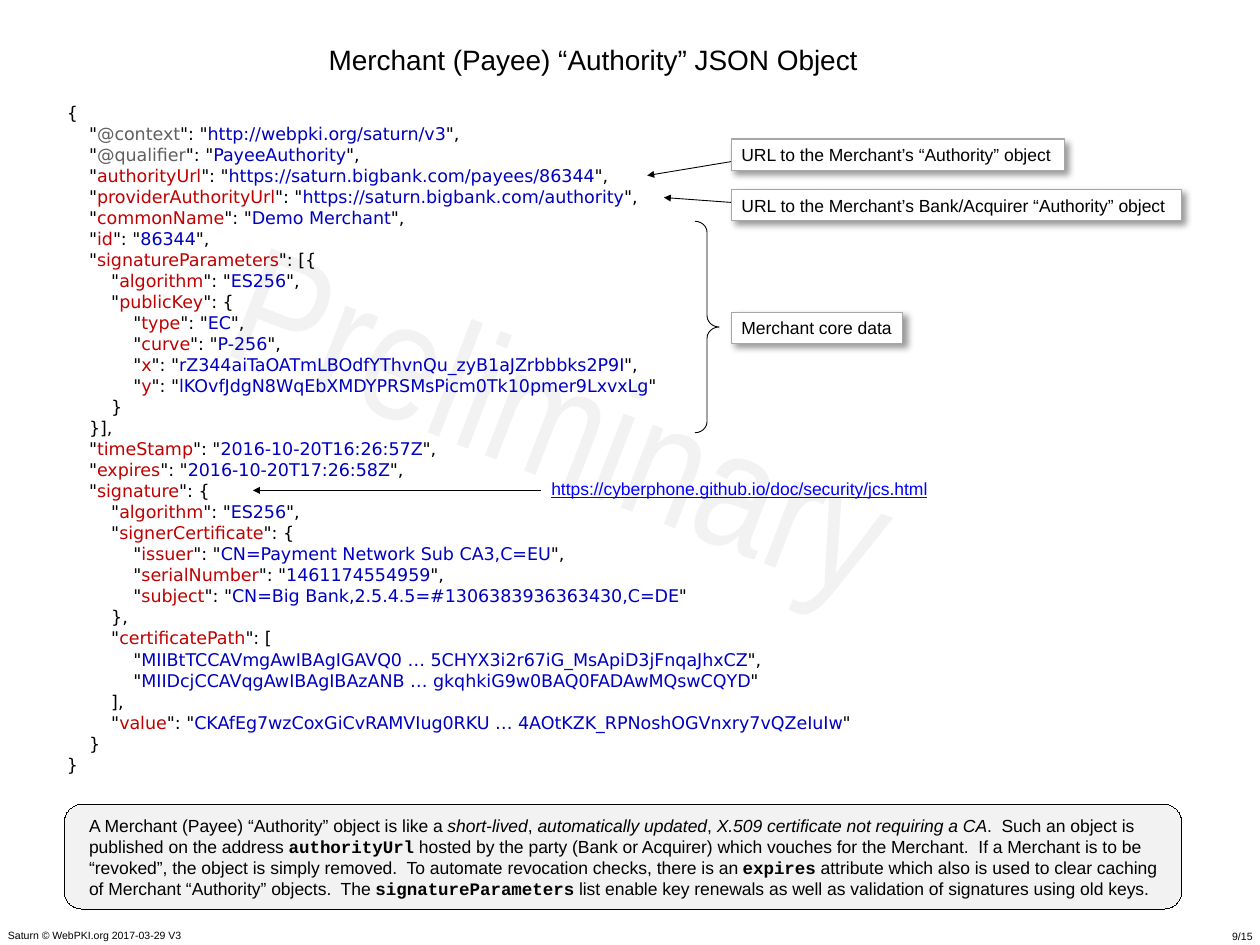
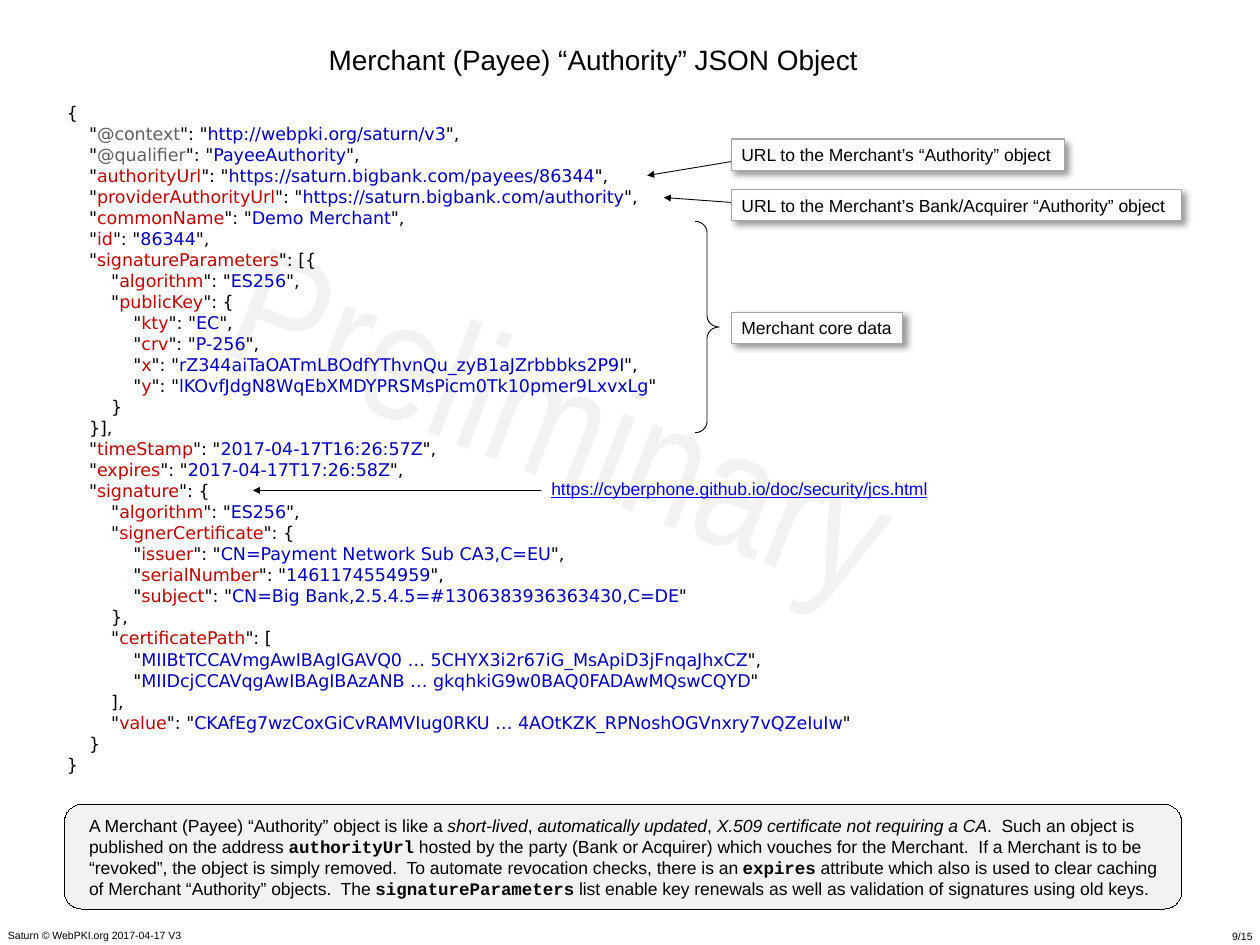
Before and after one commit to cyberphone/doc, a slide deck: slide 9 of saturn/saturn-v3-presentation.pptx. Drawn at 1260x945 pixels with LibreOffice and Linux fonts; fonts in the diff are those of the drawing. Boxes give left, top, right and bottom in pixels: in the first picture for what was removed or moved away, otherwise in the second. Text is boxed around its words. In the diff, an @@ line names an element or a change of style, - is before the commit and + after.

Commit message:
JWK in Saturn presentation

```diff
--- a/saturn/saturn-v3-presentation.pptx
+++ b/saturn/saturn-v3-presentation.pptx
@@ text at [89, 126, 851, 733]: text changed @@
-{
-"@context": "http://webpki.org/saturn/v3",
-"@qualifier": "PayeeAuthority",
-"authorityUrl": "https://saturn.bigbank.com/payees/86344",
-"providerAuthorityUrl": "https://saturn.bigbank.com/authority",
-"commonName": "Demo Merchant",
-"id": "86344",
-"signatureParameters": [{
-"algorithm": "ES256",
-"publicKey": {
-"type": "EC",
-"curve": "P-256",
-"x": "rZ344aiTaOATmLBOdfYThvnQu_zyB1aJZrbbbks2P9I",
-"y": "lKOvfJdgN8WqEbXMDYPRSMsPicm0Tk10pmer9LxvxLg"
-}
-}],
-"timeStamp": "2016-10-20T16:26:57Z",
-"expires": "2016-10-20T17:26:58Z",
-"signature": {
-"algorithm": "ES256",
-"signerCertificate": {
-"issuer": "CN=Payment Network Sub CA3,C=EU",
-"serialNumber": "1461174554959",
-"subject": "CN=Big Bank,2.5.4.5=#1306383936363430,C=DE"
-},
-"certificatePath": [
-"MIIBtTCCAVmgAwIBAgIGAVQ0 … 5CHYX3i2r67iG_MsApiD3jFnqaJhxCZ",
-"MIIDcjCCAVqgAwIBAgIBAzANB … gkqhkiG9w0BAQ0FADAwMQswCQYD"
-],
-"value": "CKAfEg7wzCoxGiCvRAMVIug0RKU … 4AOtKZK_RPNoshOGVnxry7vQZeIuIw"
-}
-}
+{
+"@context": "http://webpki.org/saturn/v3",
+"@qualifier": "PayeeAuthority",
+"authorityUrl": "https://saturn.bigbank.com/payees/86344",
+"providerAuthorityUrl": "https://saturn.bigbank.com/authority",
+"commonName": "Demo Merchant",
+"id": "86344",
+"signatureParameters": [{
+"algorithm": "ES256",
+"publicKey": {
+"kty": "EC",
+"crv": "P-256",
+"x": "rZ344aiTaOATmLBOdfYThvnQu_zyB1aJZrbbbks2P9I",
+"y": "lKOvfJdgN8WqEbXMDYPRSMsPicm0Tk10pmer9LxvxLg"
+}
+}],
+"timeStamp": "2017-04-17T16:26:57Z",
+"expires": "2017-04-17T17:26:58Z",
+"signature": {
+"algorithm": "ES256",
+"signerCertificate": {
+"issuer": "CN=Payment Network Sub CA3,C=EU",
+"serialNumber": "1461174554959",
+"subject": "CN=Big Bank,2.5.4.5=#1306383936363430,C=DE"
+},
+"certificatePath": [
+"MIIBtTCCAVmgAwIBAgIGAVQ0 … 5CHYX3i2r67iG_MsApiD3jFnqaJhxCZ",
+"MIIDcjCCAVqgAwIBAgIBAzANB … gkqhkiG9w0BAQ0FADAwMQswCQYD"
+],
+"value": "CKAfEg7wzCoxGiCvRAMVIug0RKU … 4AOtKZK_RPNoshOGVnxry7vQZeIuIw"
+}
+}
@@ text at [8, 931, 181, 941]: text changed @@
-Saturn © WebPKI.org 2017-03-29 V3
+Saturn © WebPKI.org 2017-04-17 V3
```
Also in this commit, not shown: 14 other slides changed, 1 other file.
